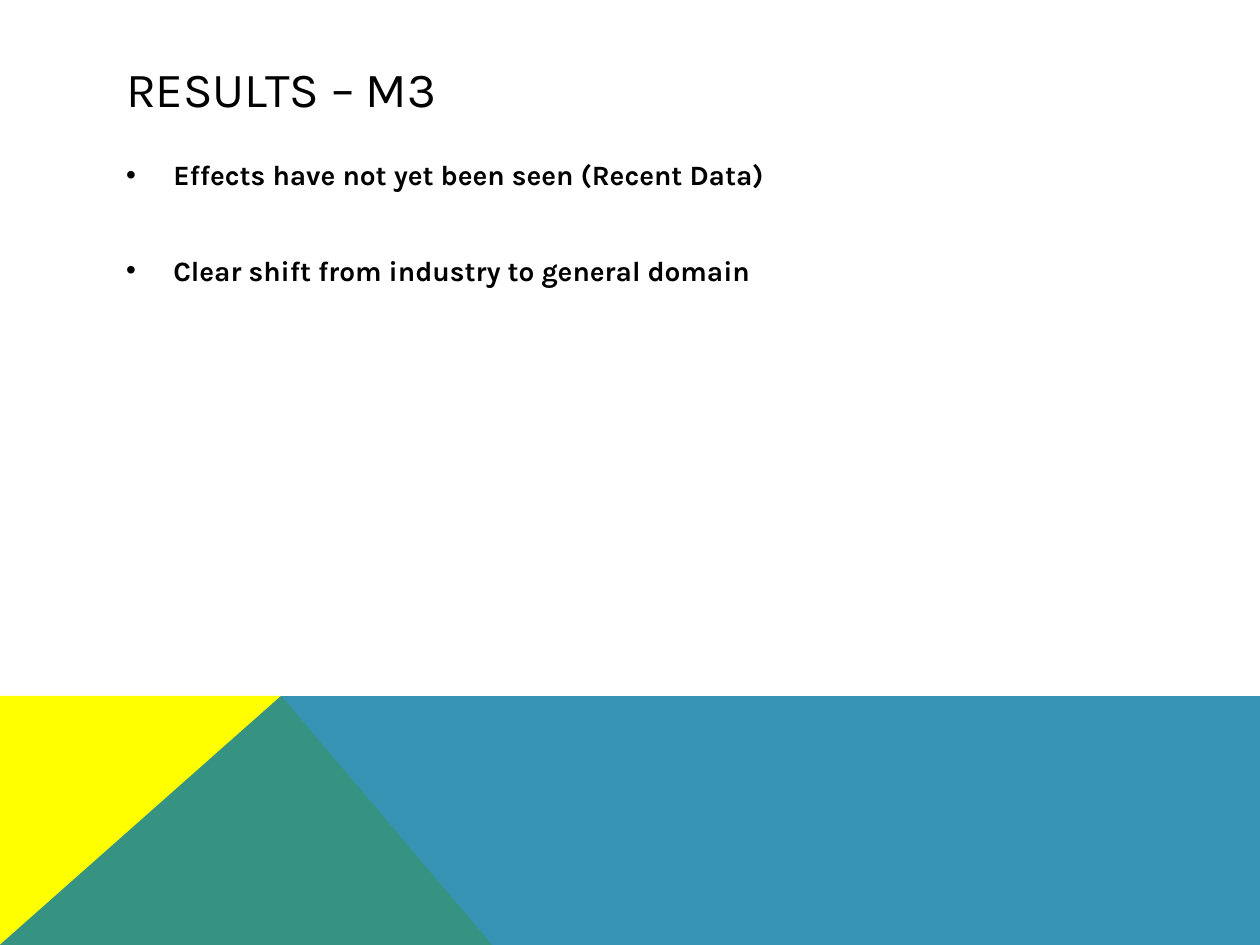
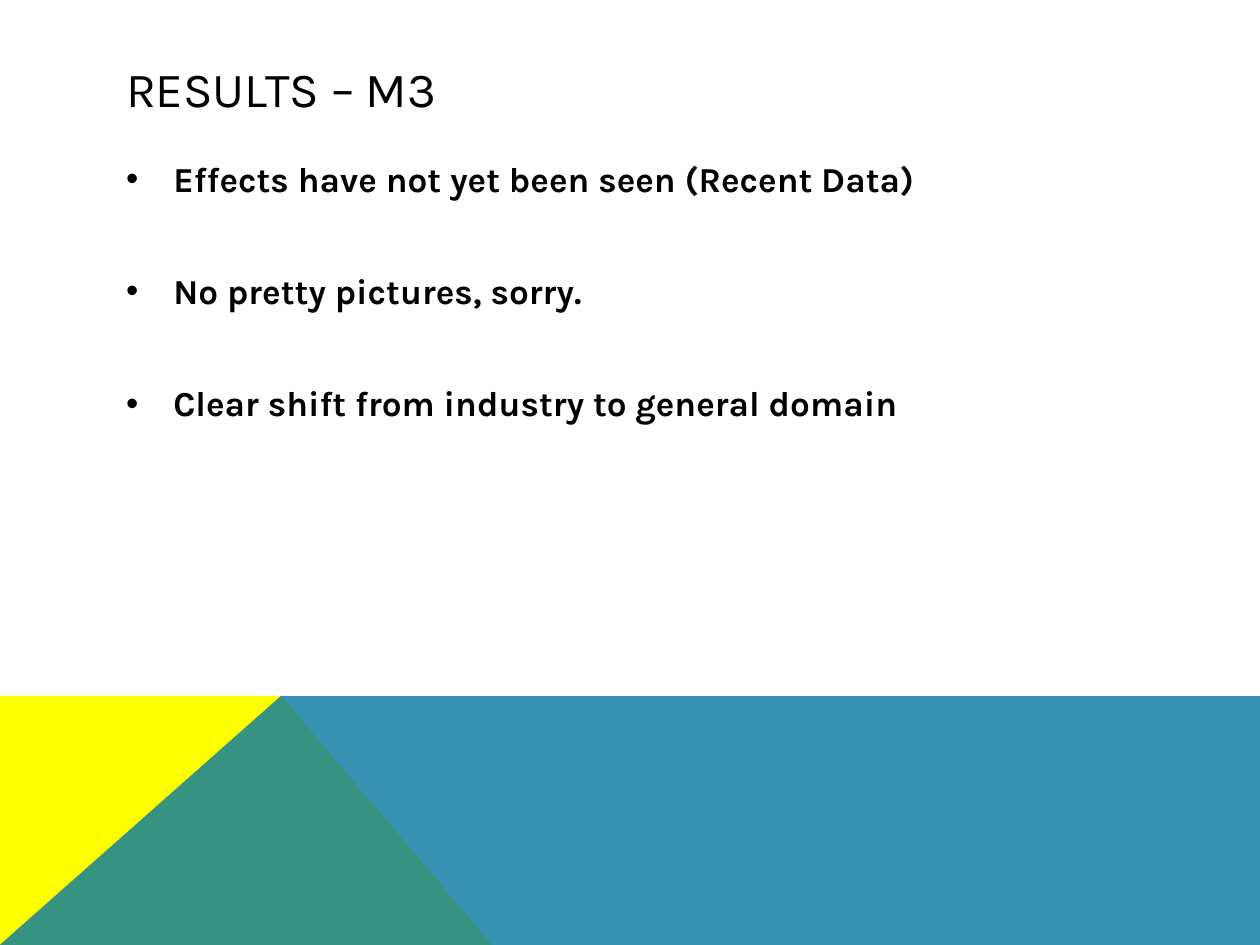
Before and after one commit to eburdon/Seng371-SoftwareEvolutionClassProject, a slide deck: slide 10 of Presentation_PythonEvolution.pptx (slide 11 before the commit). Drawn at 1260x945 pixels with LibreOffice and Linux fonts; fonts in the diff are those of the drawing. Boxes give left, top, right and bottom in pixels: in the first picture for what was removed or moved away, otherwise in the second. Text is boxed around its words. In the diff, an @@ line names an element or a change of style, - is before the commit and + after.

```diff
--- a/Presentation_PythonEvolution.pptx
+++ b/Presentation_PythonEvolution.pptx
@@ text at [173,165,914,425]: size 16 to 20 pt in "Effects have not yet been seen (Recent ...", "Clear shift from industry to general domain" @@
@@ text at [173,279,582,313]: paragraph added @@
+• No pretty pictures, sorry.
```
Also in this commit, not shown: 8 other slides changed, 1 slide removed.
